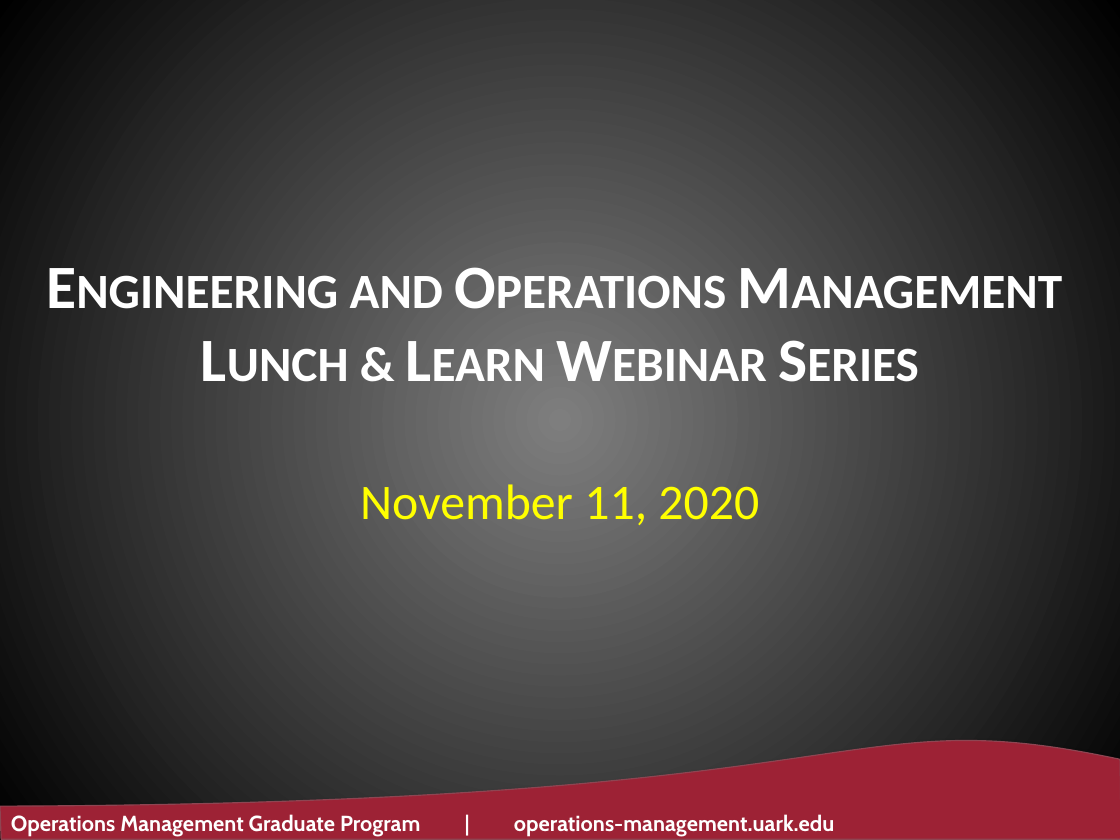
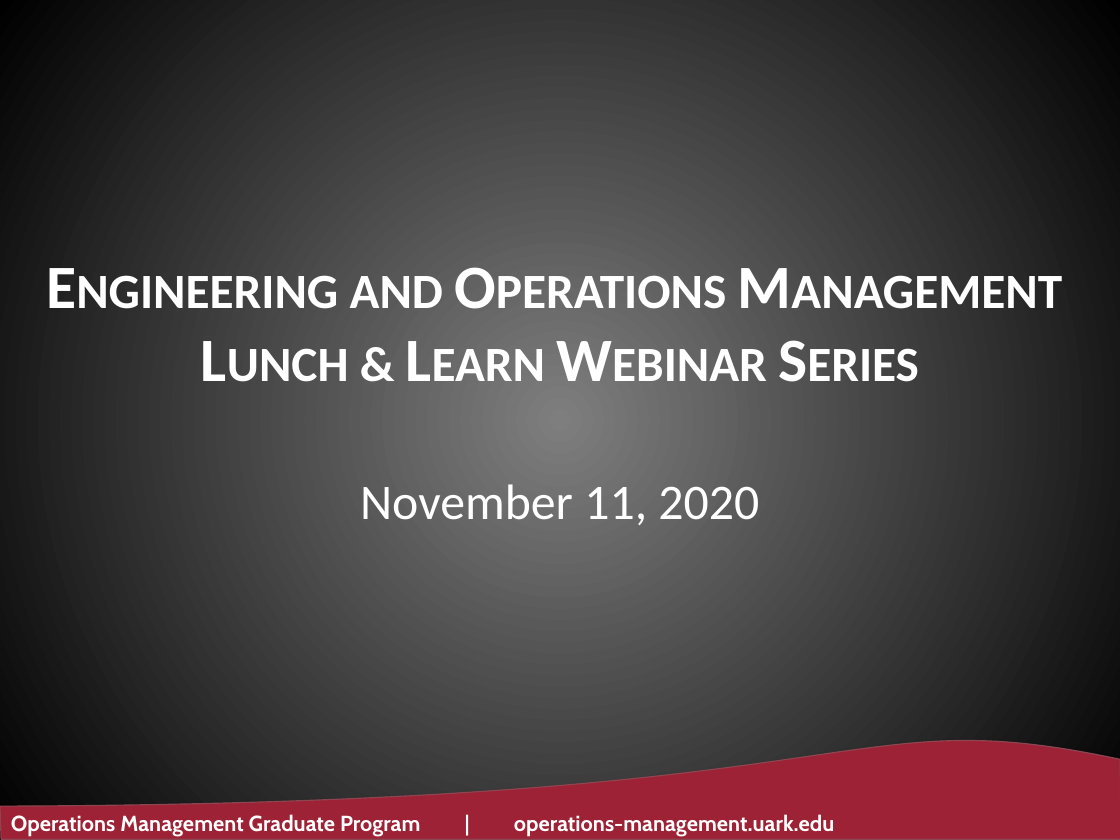
Before and after one commit to ltwalt/espnsports, a slide deck: slide 1 of 201111 2020 - Is Analytics in Professional Sports Making a Difference - U of Ark.pptx. Drawn at 1120x840 pixels with LibreOffice and Linux fonts; fonts in the diff are those of the drawing; background and template pictures are left out. Boxes give left, top, right and bottom in pixels: in the first picture for what was removed or moved away, otherwise in the second. Text is boxed around its words. In the diff, an @@ line names an element or a change of style, - is before the commit and + after.

Commit message:
This is version 1.0 for the November 2020 University of Arkansas MSOM Lunch and Learn Brief.

```diff
--- a/201111 2020 - Is Analytics in Professional Sports Making a Difference - U of Ark.pptx
+++ b/201111 2020 - Is Analytics in Professional Sports Making a Difference - U of Ark.pptx
@@ text "November 11, 2020" at (360,484,759,525): text colour #FFFF00 to #FFFFFF @@
```
Also in this commit, not shown: 5 other slides changed, 23 slides added, 2 slides removed, 11 other files.
